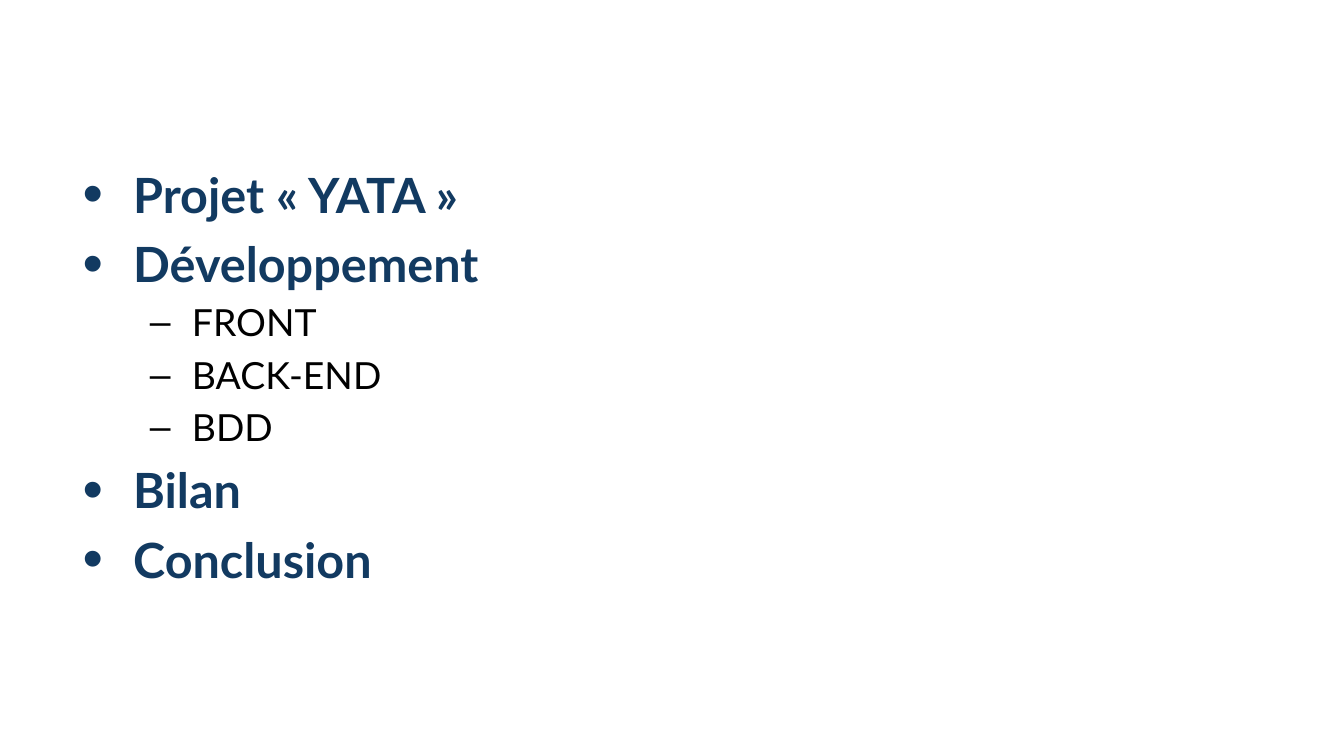
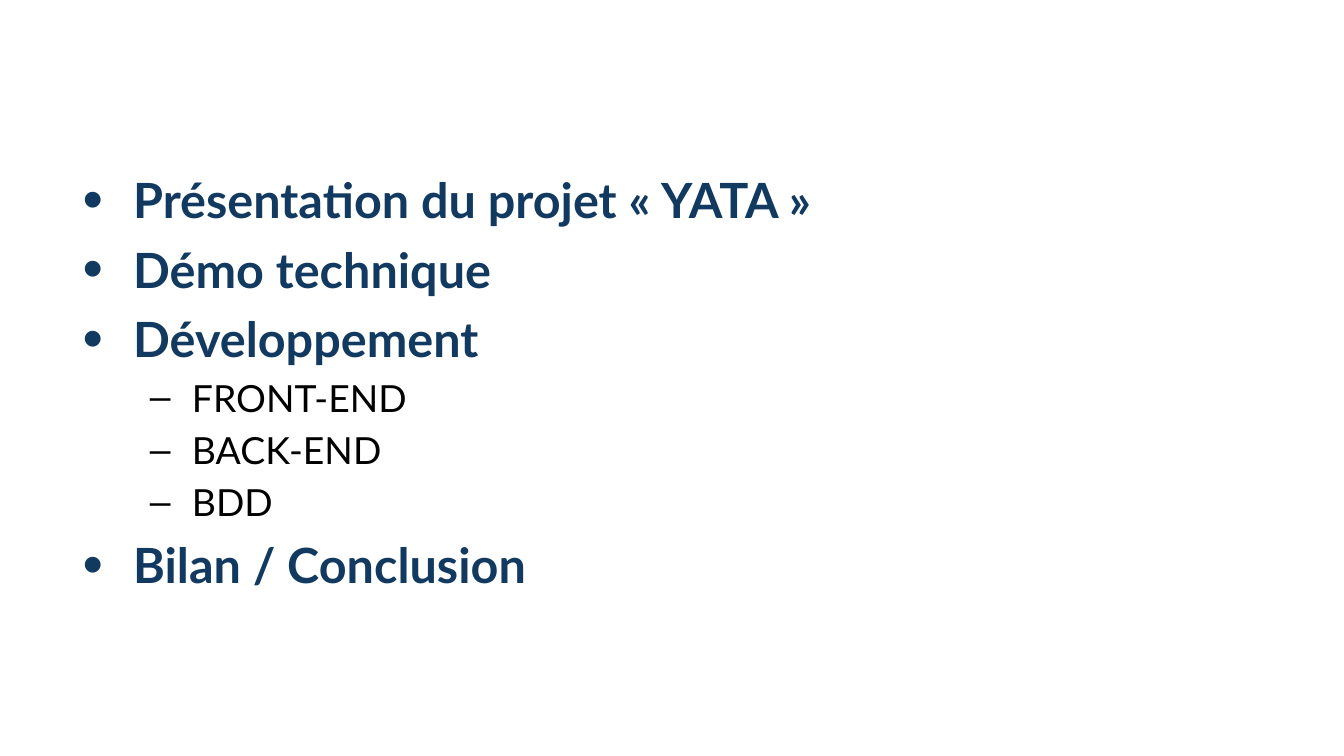
Before and after one commit to Aukraiser/YetAnotherTweetsAnalyzer, a slide deck: slide 3 of docs/Yata.pptx. Drawn at 1344x756 pixels with LibreOffice and Linux fonts; fonts in the diff are those of the drawing; background and template pictures are left out. Boxes give left, top, right and bottom in pixels: in the first picture for what was removed or moved away, otherwise in the second. Text is boxed around its words. In the diff, an @@ line names an element or a change of style, - is before the commit and + after.

```diff
--- a/docs/Yata.pptx
+++ b/docs/Yata.pptx
@@ text at <box>133,182,779,296</box>: text changed @@
-• Projet « YATA »
+• Présentation du projet « YATA »
+• Démo technique
@@ text at <box>192,385,407,413</box>: text changed @@
-  – FRONT
+  – FRONT-END
@@ text at <box>133,547,526,584</box>: text changed @@
-• Bilan
-• Conclusion
+• Bilan / Conclusion
```
Also in this commit, not shown: 2 other slides changed.
